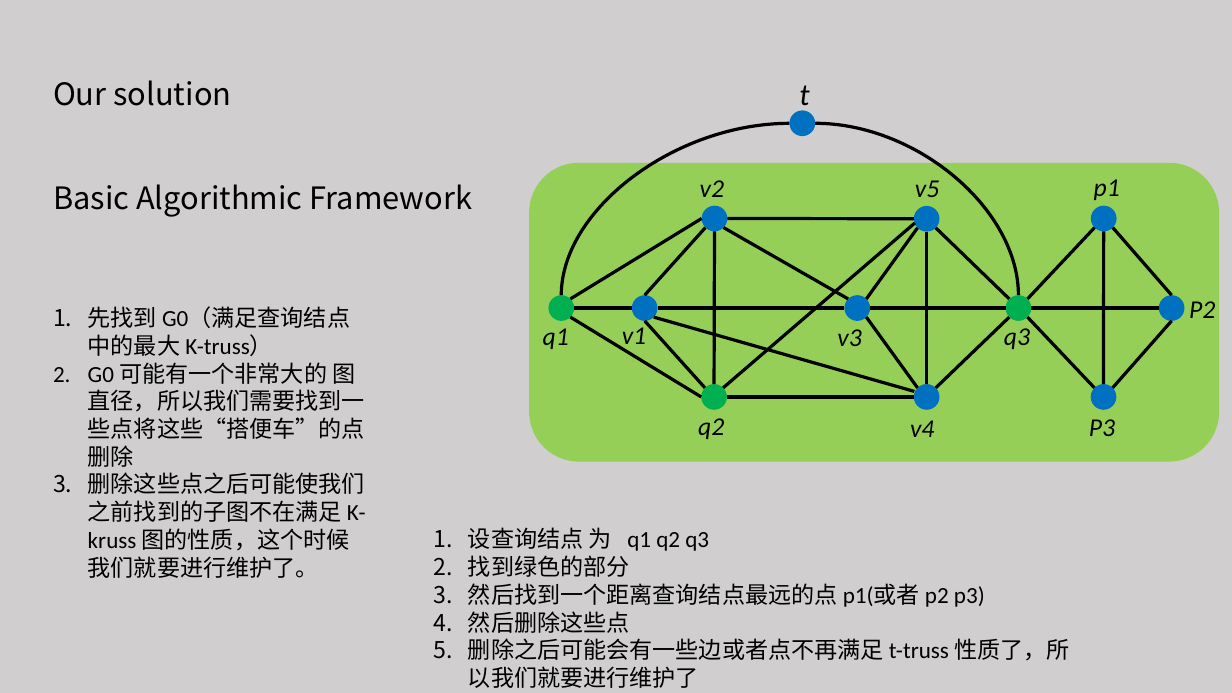
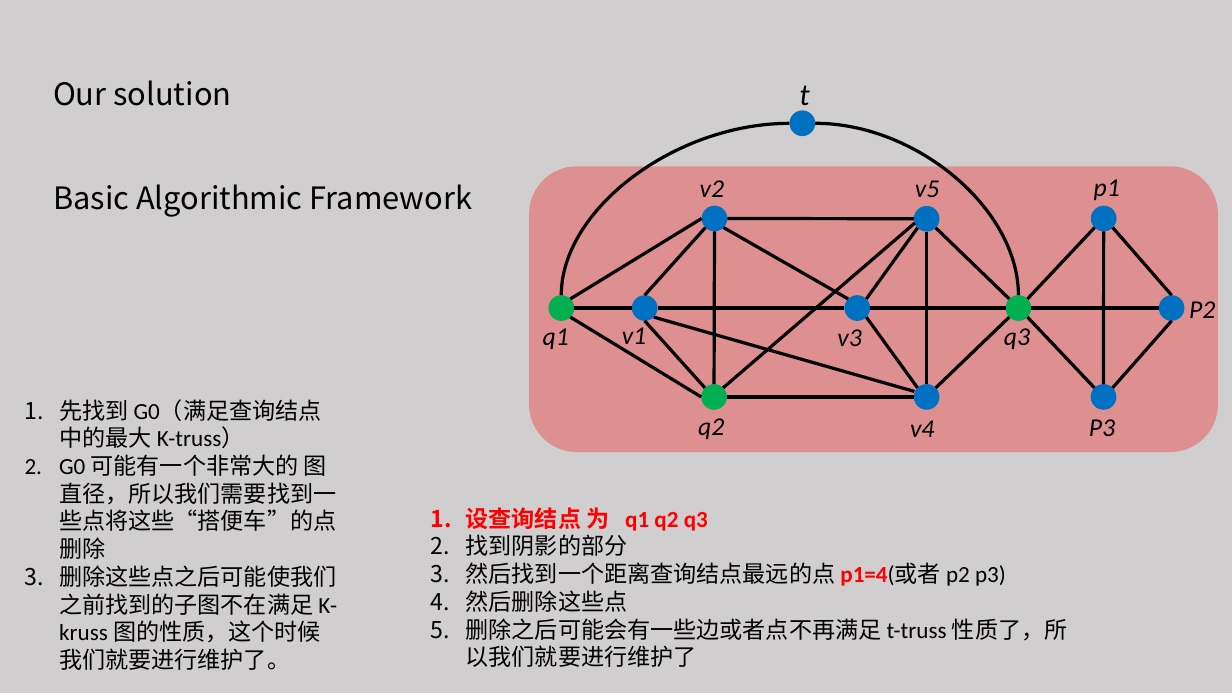
Before and after one commit to tianzhuwei/PPT, a slide deck: slide 9 of Approximate Closest Community Search in Networks.pptx (slide 10 before the commit). Drawn at 1232x693 pixels with LibreOffice and Linux fonts; fonts in the diff are those of the drawing. Boxes give left, top, right and bottom in pixels: in the first picture for what was removed or moved away, otherwise in the second. Text is boxed around its words. In the diff, an @@ line names an element or a change of style, - is before the commit and + after.

```diff
--- a/Approximate Closest Community Search in Networks.pptx
+++ b/Approximate Closest Community Search in Networks.pptx
@@ rounded rectangle: place and size @@
-rounded rectangle at (530,163,1220,461)
+rounded rectangle at (530,166,1218,452)
@@ rounded rectangle at (530,166,1218,452): fill #92D050 at 93% opacity to #DE9090 @@
@@ text "先找到 G0（满足查询结点中的最大 K-truss）": place and size @@
-text "先找到 G0（满足查询结点中的最大 K-truss）" at (88,306,366,578)
+text "先找到 G0（满足查询结点中的最大 K-truss）" at (59,399,337,670)
@@ text "设查询结点 为 q1 q2 q3": place and size @@
-text "设查询结点 为 q1 q2 q3" at (468,527,1069,688)
+text "设查询结点 为 q1 q2 q3" at (466,507,1067,667)
@@ text at (466,507,708,531): text colour #000000 to #FF0000, bold on in "设查询结点 为 q1 q2 q3" @@
@@ text at (466,534,1006,586): text changed @@
-2. 找到绿色的部分
-3. 然后找到一个距离查询结点最远的点 p1(或者 p2 p3)
+2. 找到阴影的部分
+3. 然后找到一个距离查询结点最远的点 p1=4(或者 p2 p3)
```
Also in this commit, not shown: 7 other slides changed, 1 slide removed.
